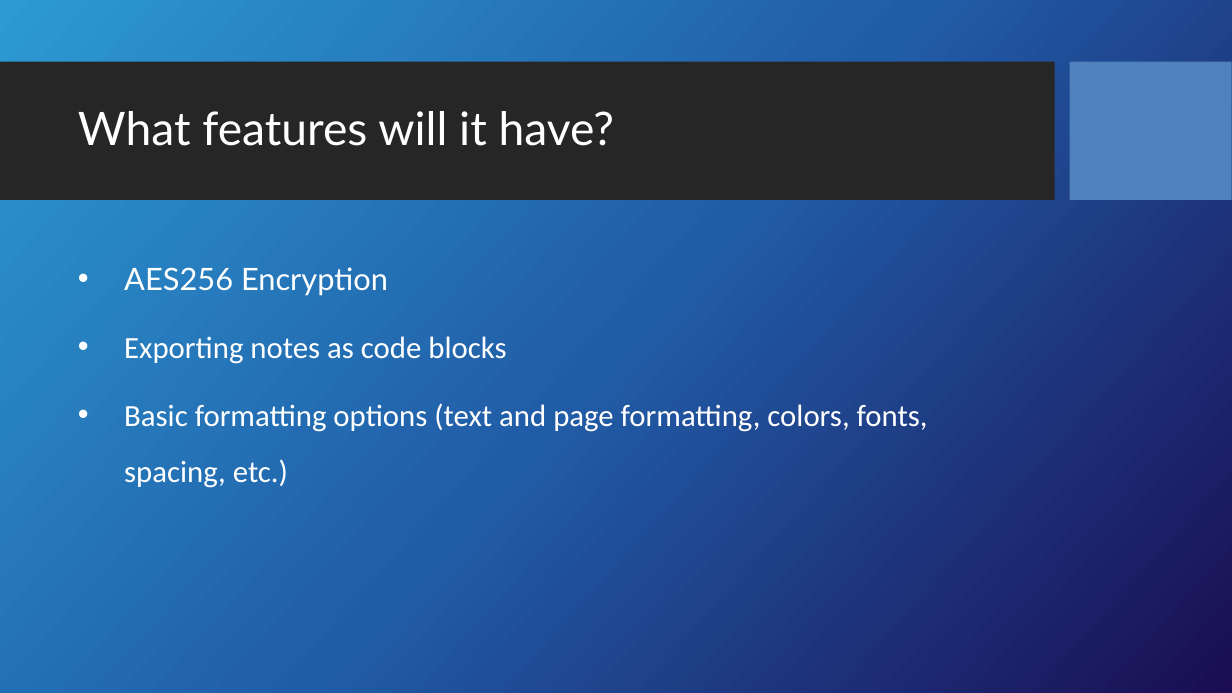
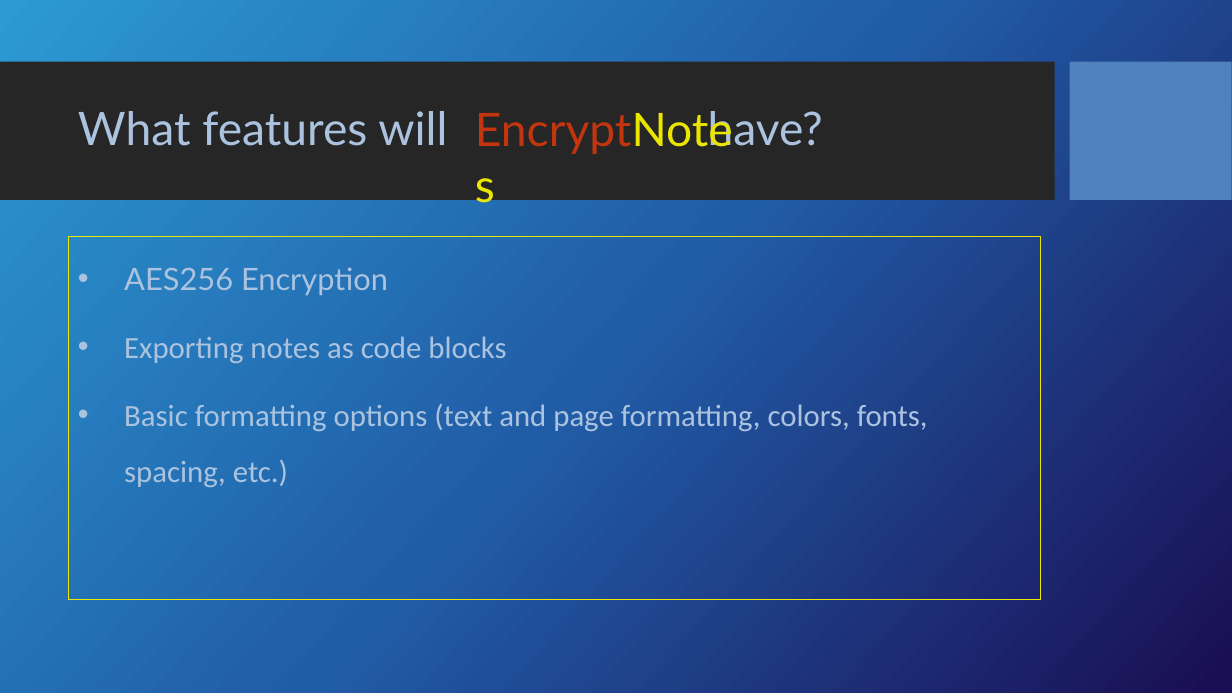
Before and after one commit to Dwaddle26/EncryptNotes, a slide deck: slide 7 of Team_2_Presentation_1.pptx. Drawn at 1232x693 pixels with LibreOffice and Linux fonts; fonts in the diff are those of the drawing; background and template pictures are left out. Boxes give left, top, right and bottom in pixels: in the first picture for what was removed or moved away, otherwise in the second. Text is boxed around its words. In the diff, an @@ line names an element or a change of style, - is before the commit and + after.

```diff
--- a/Team_2_Presentation_1.pptx
+++ b/Team_2_Presentation_1.pptx
@@ title at (78, 111, 823, 147): text changed; text colour #FFFFFF to #ABC3DF @@
-What features will it have?
+What features will have?
@@ text added at (466, 96, 762, 162), 36 pt, text #C2350E @@
+EncryptNotes
@@ text "AES256 Encryption": place and size @@
-text "AES256 Encryption" at (124, 267, 928, 488)
+text "AES256 Encryption" at (68, 237, 1040, 601)
@@ text "AES256 Encryption" at (68, 237, 1040, 601): text colour #FFFFFF to #ABC3DF; outline none to #EBE600 0.75 pt @@
```
Also in this commit, not shown: 10 other slides changed.
